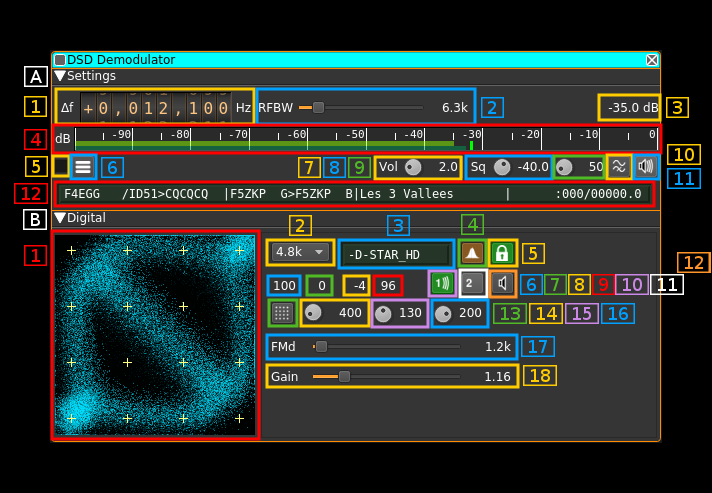
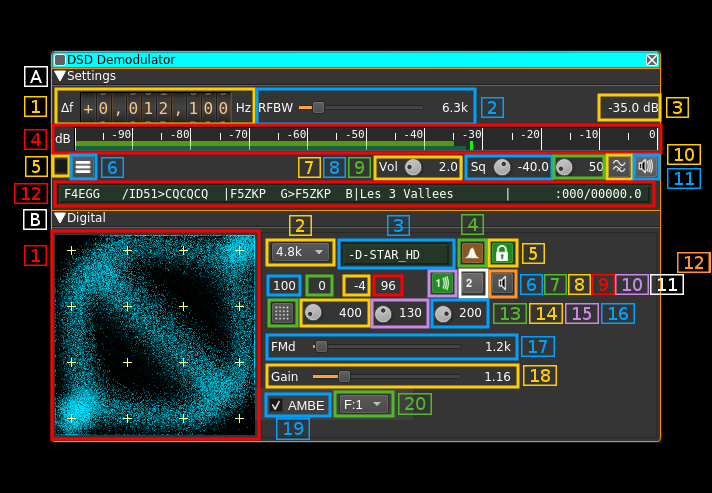
Before/after of a 712px x 493px layered artwork. What changed in the layer stack:
added layer "20" above "Overlay_B20" over [398, 393, 432, 415]
added layer "Overlay_B20" above "19" over [333, 390, 395, 418]
added layer "19" above "Overlay_B19" over [276, 418, 310, 440]
added layer "Overlay_B19" above "18" over [264, 392, 332, 418]
added layer "Pasted Layer" above "Patch_01" over [255, 388, 413, 420]
